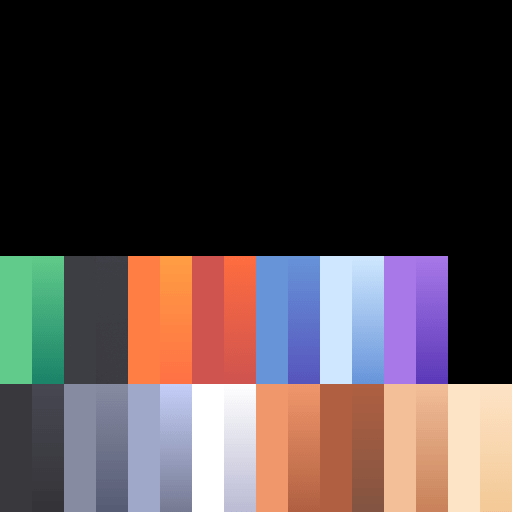
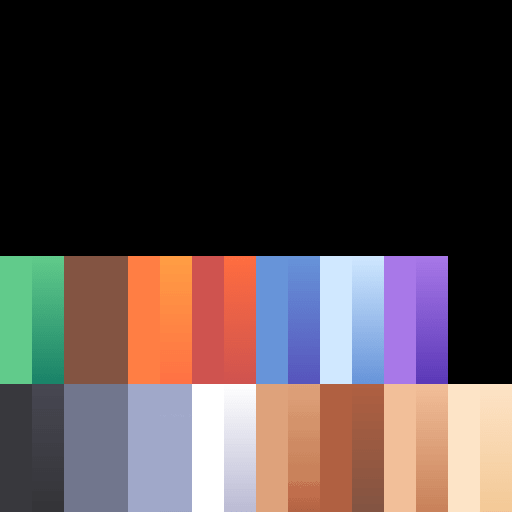
Layers edited between the first and the second 512px x 512px image:
painted on "colour override" over [64,256,320,512]
